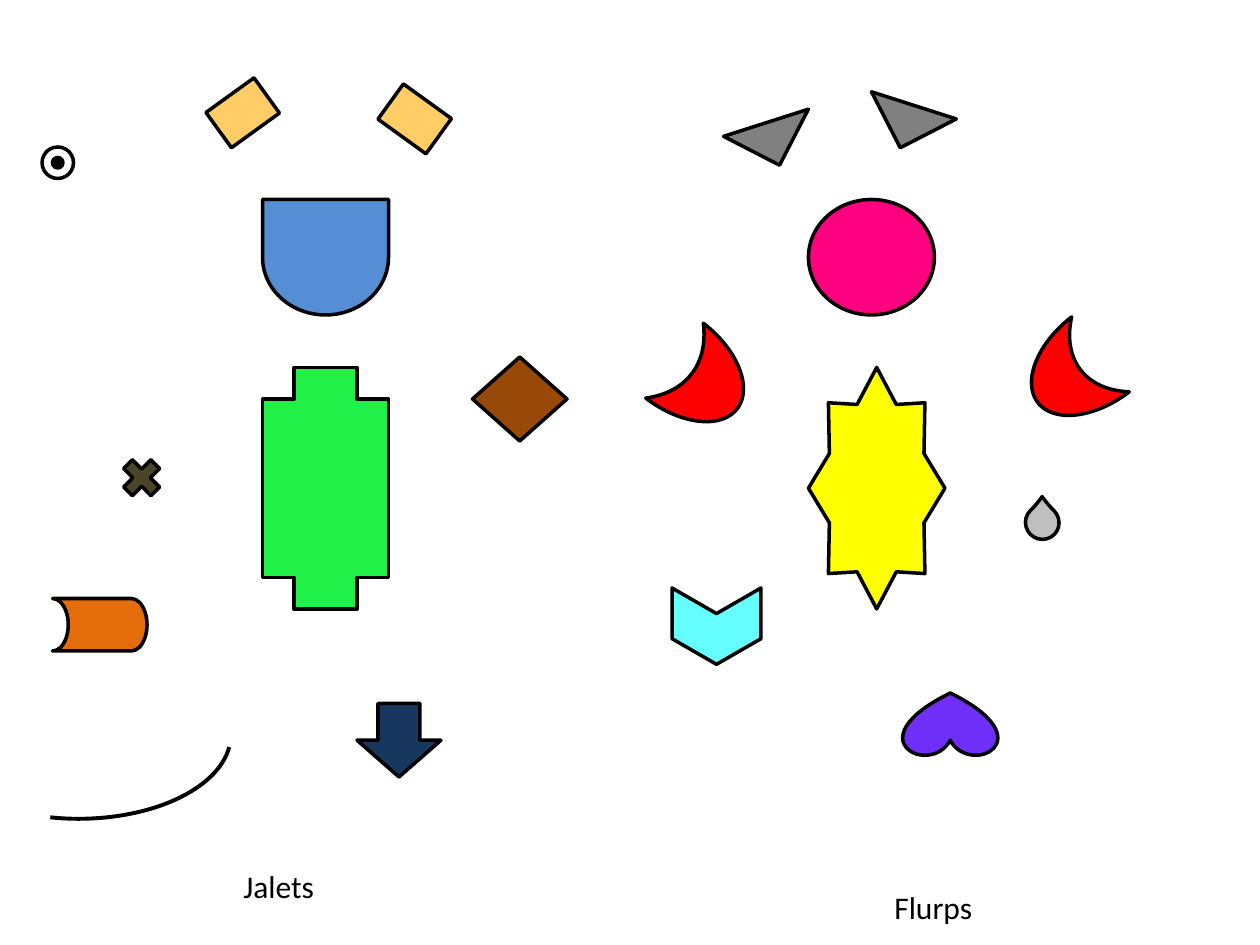
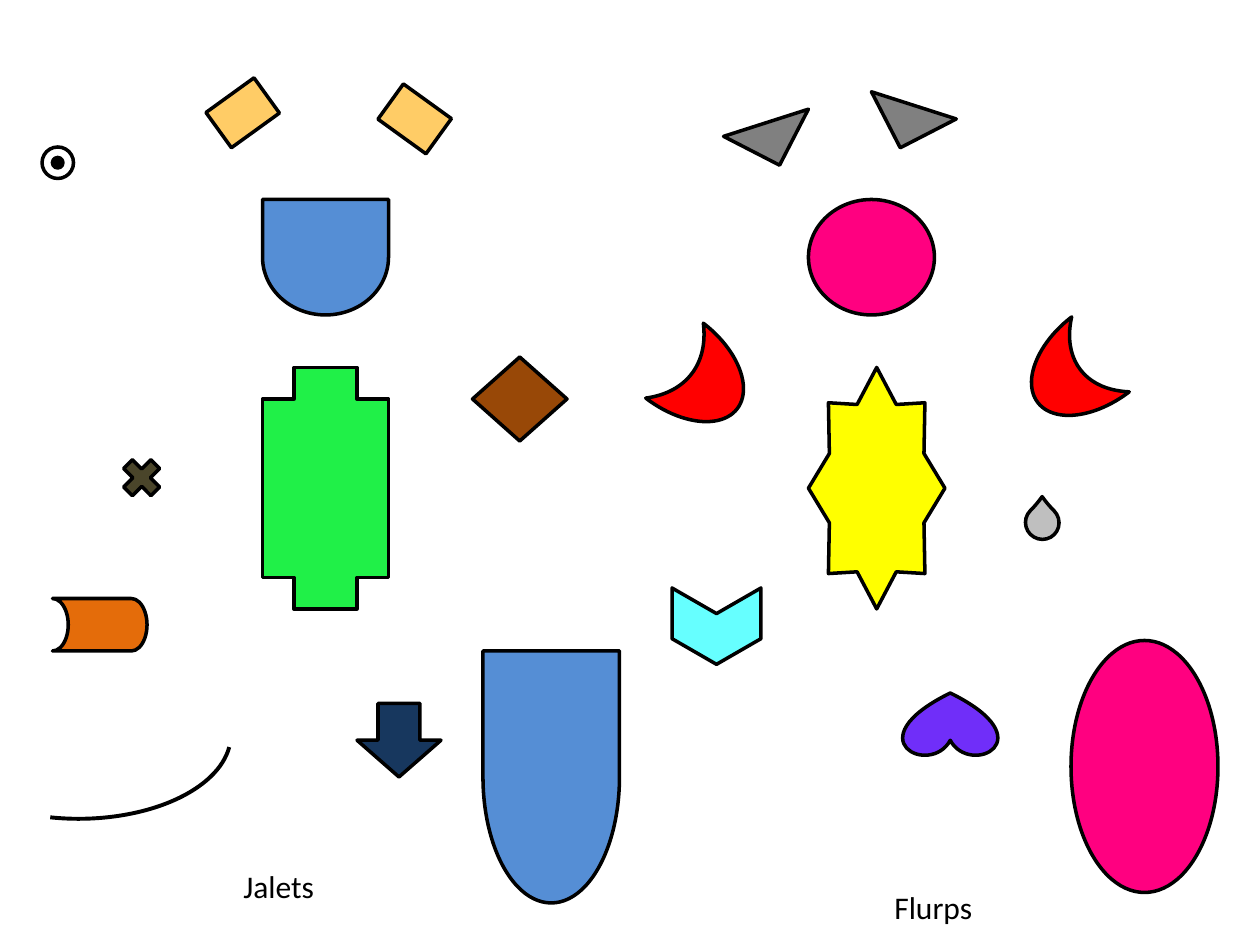
Before and after one commit to sriveravi/FlurpJalet, a slide deck: slide 1 of shapesPPT.pptx. Drawn at 1260x945 pixels with LibreOffice and Linux fonts; fonts in the diff are those of the drawing. Boxes give left, top, right and bottom in pixels: in the first picture for what was removed or moved away, otherwise in the second. Text is boxed around its words. In the diff, an @@ line names an element or a change of style, - is before the commit and + after.

```diff
--- a/shapesPPT.pptx
+++ b/shapesPPT.pptx
@@ flow chart delay added at (484,650,620,902), fill #558ED5, outline #000000 2 pt @@
@@ ellipse added at (1071,640,1218,892), fill #FF0080, outline #000000 2 pt @@
```
Also in this commit, not shown: 10 other files.
